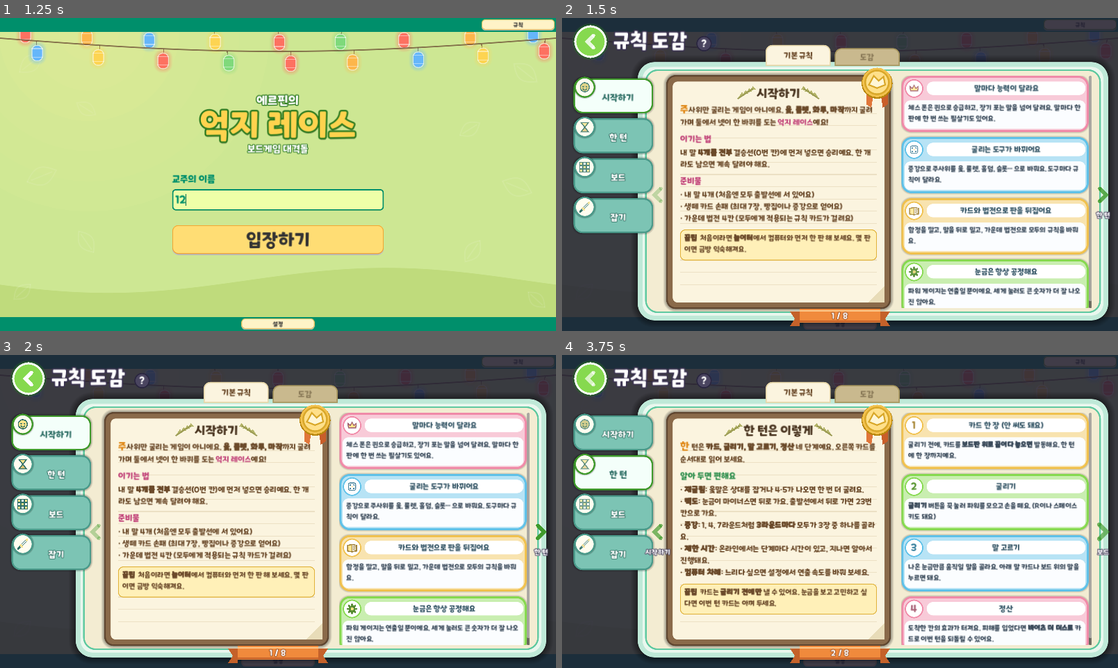
Above: before the commit, frames 1-4 (two rows, left to right).
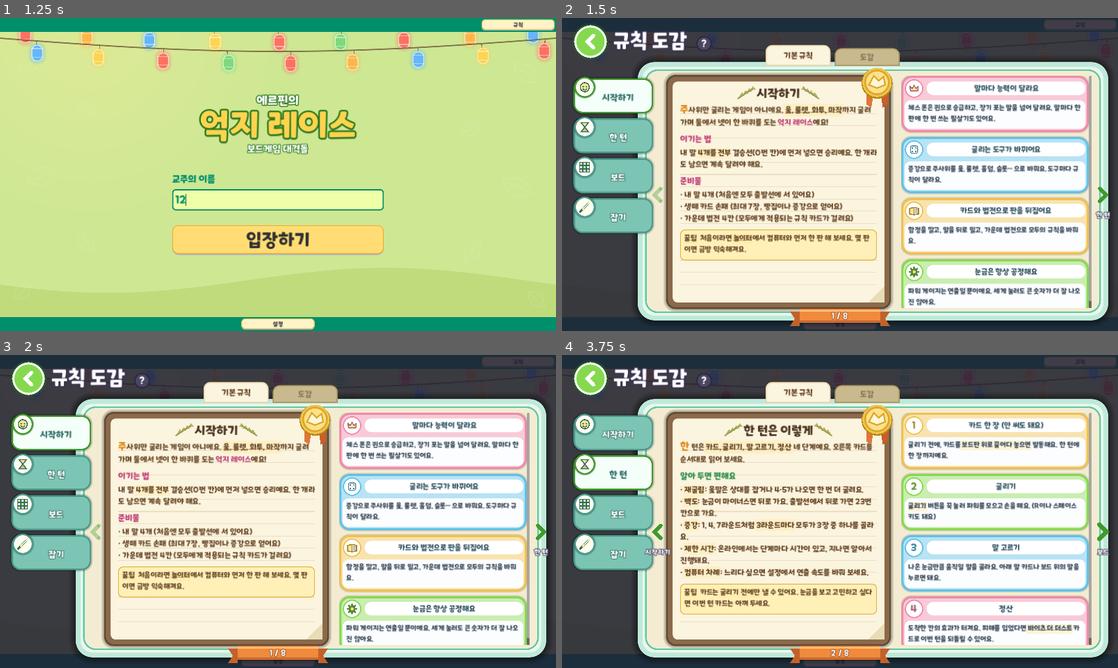
Above: after the commit, the same moments.

Repository: mayjohn66-cmd/TRG
Game: Godot game, scene res://scenes/start_menu.tscn
Same seed, same stepped clock (60 frames per second), same inputs: the game is played once before the commit and once after it.
Inputs (mouse positions are in pixels of both pictures, inside the frame that each line leads up to):
- Up to frame 1 (1.25 s): click (278, 199) at 0.52 s; type "12" at 0.6 s
- Up to frame 2 (1.5 s): click "규칙" at 1.25 s
- Up to frame 3 (2 s): no input
- Up to frame 4 (3.75 s): click "시작하기" at 2 s; click "시작하기" at 2.75 s; click (1101, 533) at 3.5 s

Frame 1 is identical in both runs. In frame 2, 1.8% of the frame differs, in the area x 3-99%, y 5-83%; in frame 3, 1.6%; in frame 4, 5.1%, in the area x 3-99%, y 5-90%.

Commit message:
규칙 도감: 굵은 글씨 대신 형광펜 띠 강조, 모든 아이콘이 깜빡이던 문제 수정(대기 모래시계만 깜빡임)
Co-Authored-By: Claude Sonnet 5.5 <noreply@anthropic.com>
Claude-Session: https://claude.ai/code/session_01HvvTBBGdmqrXHkL2GAw3GJ

Diff:
--- a/scenes/hub_kit.gd
+++ b/scenes/hub_kit.gd
@@ -43,14 +43,20 @@
 		ink = ink_color
 		accent = accent_color
 		mouse_filter = Control.MOUSE_FILTER_IGNORE
-		set_process(false)
-
-	## 켜면 숨 쉬듯 깜빡인다 (대기 중 표시).
+
+	func _ready() -> void:
+		# _process가 있는 스크립트는 자동으로 매 프레임 돌므로, 깜빡이도록 지정한 아이콘만 켜 둔다.
+		set_process(pulse)
+
+	## 켜면 숨 쉬듯 깜빡인다 (대기 중 표시 전용).
 	func start_pulse() -> void:
 		pulse = true
 		set_process(true)
 
 	func _process(delta: float) -> void:
+		if not pulse:
+			set_process(false)
+			return
 		_clock += delta
 		modulate.a = 0.65 + 0.35 * sin(_clock * 2.6)
 
--- a/scenes/rulebook.gd
+++ b/scenes/rulebook.gd
@@ -382,7 +382,8 @@
 	label.add_theme_constant_override("line_separation", 6)
 	label.custom_minimum_size = Vector2(440, 0)
 	label.mouse_filter = Control.MOUSE_FILTER_IGNORE
-	label.text = text
+	# 굵은 글씨는 글꼴에 굵은체가 없어 뭉개지므로 형광펜 같은 강조선(밑줄 + 옅은 노란 띠)으로 대신한다.
+	label.text = text.replace("[b]", "[bgcolor=#ffe9a066][u]").replace("[/b]", "[/u][/bgcolor]")
 	return label
 
 
--- a/tests/ui_menu_test.gd
+++ b/tests/ui_menu_test.gd
@@ -55,6 +55,11 @@
 	menu.find_child("HubRules", true, false).pressed.emit()
 	_expect(menu.find_child("Popup", true, false) != null, "둥근 규칙 버튼이 규칙 팝업을 연다")
 	menu.find_child("Popup", true, false).free()
+	var blinking: int = 0
+	for node: Node in menu.find_children("*", "Control", true, false):
+		if node is HubKit.Icon and (node as HubKit.Icon).is_processing():
+			blinking += 1
+	_expect(blinking == 0, "아이콘은 깜빡이지 않는다 (대기 모래시계만 예외): %d개가 매 프레임 돈다" % blinking)
 	menu.find_child("QuickStartAi", true, false).pressed.emit()
 	_expect(GameSession.mode == GameSession.MODE_AI and GameSession.ai_opponents == 3 and not GameSession.net_active, "[바로 시작]은 AI 3명과 바로 대결")
 	_expect(menu._top["bar"] != null and menu._bottom["bar"] != null and (menu._top["right"] as Button).text == "규칙" and (menu._bottom["center"] as Button).text == "설정", "위·아래 청록 띠: 규칙 / 설정")
